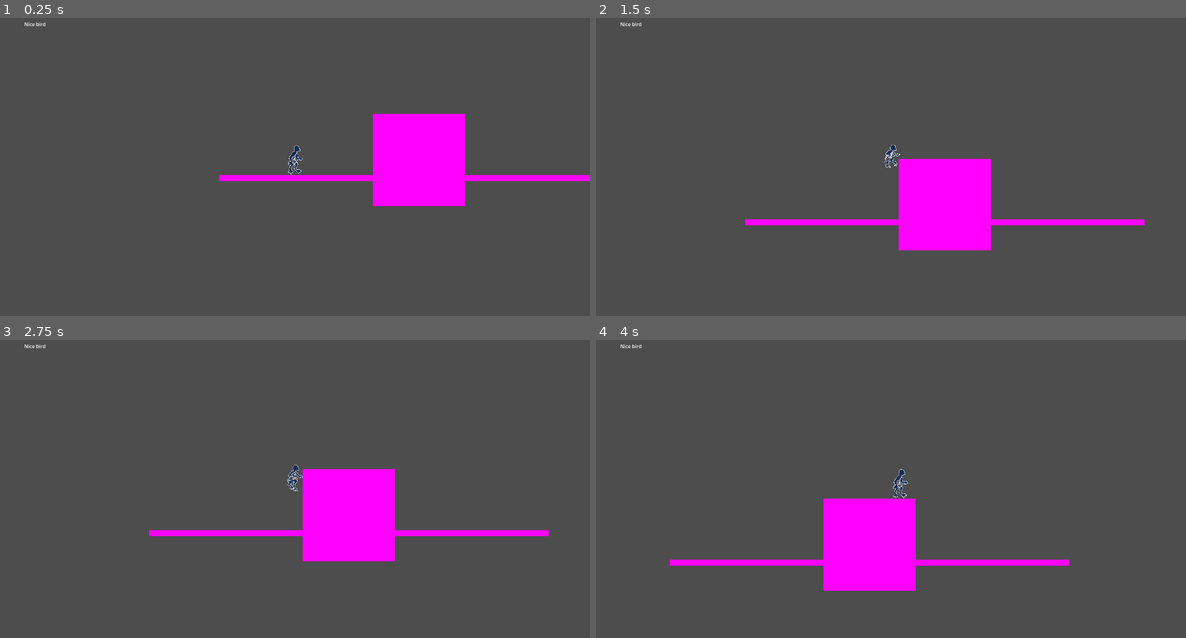
Above: before the commit, frames 1-4 (two rows, left to right).
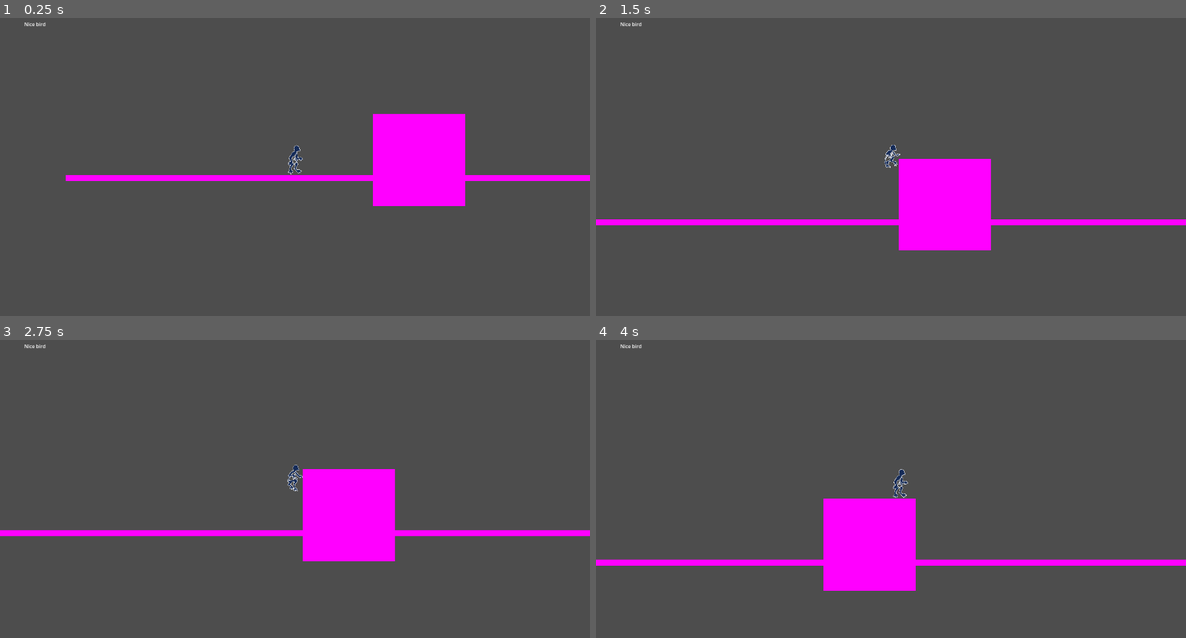
Above: after the commit, the same moments.

Repository: M4przybysz/Kamen-z-serca
Game: Godot game, scene res://src/main/main.tscn
Two runs of this game, one before a commit and one after it. Both use one fixed random seed, a clock stepped at 60 frames per second and the inputs below.
Inputs:
- Up to frame 1 (0.25 s): no input
- Up to frame 2 (1.5 s): hold D (move_right) from 0.53 s (still down); tap Shift (slide_and_air_dash) at 0.6, 1.35 s; tap Space (jump) at 0.77 s
- Up to frame 3 (2.75 s): tap Space (jump) at 1.52 s; release D (move_right) at 2.03 s; hold A (move_left) from 2.03 s (still down); tap Shift (slide_and_air_dash) at 2.1 s
- Up to frame 4 (4 s): tap Enter at 2.75 s; release A (move_left) at 2.78 s; hold D (move_right) from 2.78 s (still down); tap Shift (slide_and_air_dash) at 2.85, 3.6 s; tap Space (jump) at 3.02, 3.77 s

The runs differ from the first frame. In frame 1, 0.5% of the frame differs, in the area x 11-38%, y 52-55%; in frame 2, 0.6%; in frame 3, 0.7%, in the area x 0-100%, y 63-66%; in frame 4, 0.7%.

Commit message:
Added more testing space

Diff:
--- a/la_creatura_game/src/gameplay/gameplay.tscn
+++ b/la_creatura_game/src/gameplay/gameplay.tscn
@@ -6,14 +6,14 @@
 
 [sub_resource type="PhysicsMaterial" id="PhysicsMaterial_cq1mi"]
 
+[sub_resource type="RectangleShape2D" id="RectangleShape2D_uuew2"]
+size = Vector2(300, 300)
+
 [sub_resource type="RectangleShape2D" id="RectangleShape2D_yjl25"]
-size = Vector2(500, 20)
+size = Vector2(1000, 20)
 
 [sub_resource type="RectangleShape2D" id="RectangleShape2D_xhye4"]
-size = Vector2(500, 20)
-
-[sub_resource type="RectangleShape2D" id="RectangleShape2D_uuew2"]
-size = Vector2(300, 300)
+size = Vector2(5000, 20)
 
 [node name="Gameplay" type="Node2D"]
 process_mode = 1
@@ -26,34 +26,6 @@
 position = Vector2(25, 45)
 position_smoothing_enabled = true
 position_smoothing_speed = 10.0
-
-[node name="Floor" type="StaticBody2D" parent="."]
-position = Vector2(756, 640)
-physics_material_override = SubResource("PhysicsMaterial_cq1mi")
-
-[node name="ColorRect" type="ColorRect" parent="Floor"]
-offset_right = 500.0
-offset_bottom = 20.0
-color = Color(1, 0, 1, 1)
-metadata/_edit_use_anchors_ = true
-
-[node name="CollisionShape2D" type="CollisionShape2D" parent="Floor"]
-position = Vector2(250, 10)
-shape = SubResource("RectangleShape2D_yjl25")
-
-[node name="Floor1" type="StaticBody2D" parent="."]
-position = Vector2(1556, 640)
-physics_material_override = SubResource("PhysicsMaterial_cq1mi")
-
-[node name="ColorRect" type="ColorRect" parent="Floor1"]
-offset_right = 500.0
-offset_bottom = 20.0
-color = Color(1, 0, 1, 1)
-metadata/_edit_use_anchors_ = true
-
-[node name="CollisionShape2D" type="CollisionShape2D" parent="Floor1"]
-position = Vector2(250, 10)
-shape = SubResource("RectangleShape2D_xhye4")
 
 [node name="Block" type="StaticBody2D" parent="."]
 position = Vector2(1256, 442)
@@ -69,6 +41,35 @@
 position = Vector2(150, 150)
 shape = SubResource("RectangleShape2D_uuew2")
 
+[node name="Floor" type="StaticBody2D" parent="."]
+position = Vector2(756, 640)
+physics_material_override = SubResource("PhysicsMaterial_cq1mi")
+
+[node name="ColorRect" type="ColorRect" parent="Floor"]
+offset_left = -500.0
+offset_right = 500.0
+offset_bottom = 20.0
+color = Color(1, 0, 1, 1)
+metadata/_edit_use_anchors_ = true
+
+[node name="CollisionShape2D" type="CollisionShape2D" parent="Floor"]
+position = Vector2(0, 10)
+shape = SubResource("RectangleShape2D_yjl25")
+
+[node name="Floor1" type="StaticBody2D" parent="."]
+position = Vector2(1556, 640)
+physics_material_override = SubResource("PhysicsMaterial_cq1mi")
+
+[node name="ColorRect" type="ColorRect" parent="Floor1"]
+offset_right = 5000.0
+offset_bottom = 20.0
+color = Color(1, 0, 1, 1)
+metadata/_edit_use_anchors_ = true
+
+[node name="CollisionShape2D" type="CollisionShape2D" parent="Floor1"]
+position = Vector2(2500, 10)
+shape = SubResource("RectangleShape2D_xhye4")
+
 [node name="UI" type="CanvasLayer" parent="."]
 
 [node name="UI" parent="UI" instance=ExtResource("3_2j3cv")]
